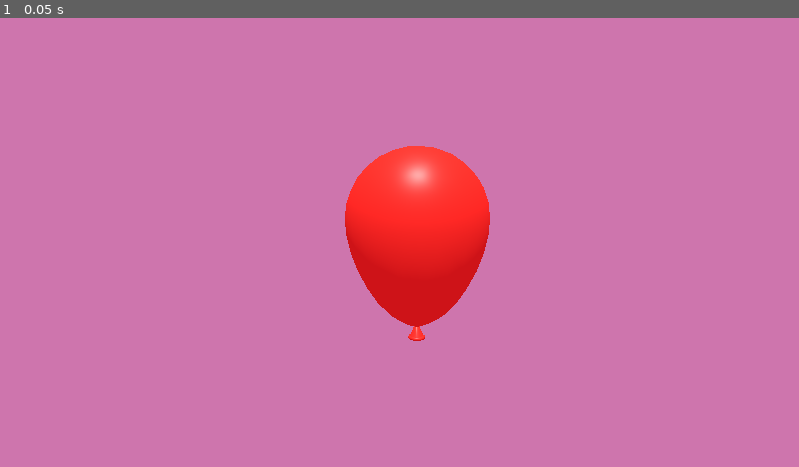
Above: before the commit, frame 1.
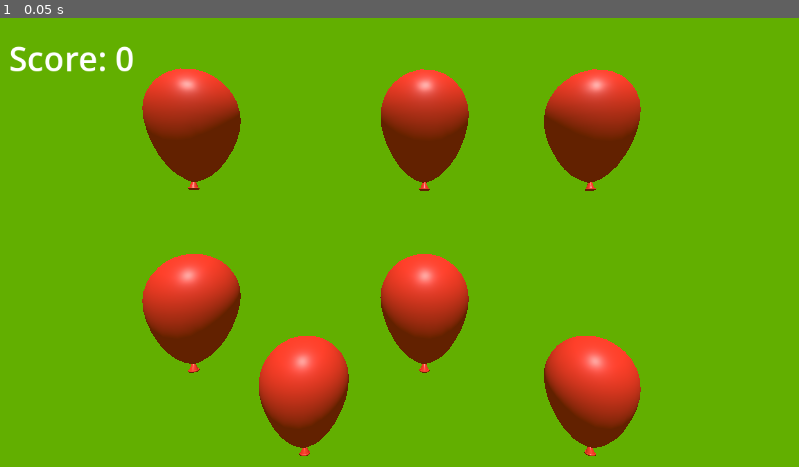
Above: after the commit, the same moment.

Repository: dungeoncraw/pocs
Game: Godot game, scene res://Scenes/main.tscn
The game is run twice, just before and just after one commit, with the same random seed, the same clock (stepped at 60 frames per second) and the same inputs. Before the commit the project has no main scene; this scene is started directly in both runs.
Inputs:
- Up to frame 1 (0.05 s): no input

The runs differ from the first frame. In frame 1, 100% of the frame differs, in the area x 0-100%, y 0-100%.

Commit message:
Godot: balloon popper finish

Diff:
--- /dev/null
+++ b/context/games/godot/ballon_popper/Scenes/balloon.tscn
@@ -0,0 +1,21 @@
+[gd_scene format=3 uid="uid://c4qb5v0xsjg7"]
+
+[ext_resource type="Script" uid="uid://4pwmfyy5pe4h" path="res://Scripts/balloon.gd" id="1_os1p0"]
+[ext_resource type="Material" uid="uid://dw1clw374lcjn" path="res://Resources/ballon_red.tres" id="2_5iodc"]
+[ext_resource type="ArrayMesh" uid="uid://da1ageqnd47j1" path="res://Balloon.obj" id="3_nrerx"]
+
+[sub_resource type="SphereShape3D" id="SphereShape3D_bo1nx"]
+radius = 0.5422628
+
+[node name="Balloon" type="Area3D" unique_id=698357412]
+script = ExtResource("1_os1p0")
+
+[node name="Model" type="MeshInstance3D" parent="." unique_id=1816507362]
+material_override = ExtResource("2_5iodc")
+mesh = ExtResource("3_nrerx")
+
+[node name="CollisionShape3D" type="CollisionShape3D" parent="." unique_id=2015832494]
+transform = Transform3D(1, 0, 0, 0, 1, 0, 0, 0, 1, 0, 0.11739269, 0)
+shape = SubResource("SphereShape3D_bo1nx")
+
+[connection signal="input_event" from="." to="." method="_on_input_event"]
--- a/context/games/godot/ballon_popper/Scenes/main.tscn
+++ b/context/games/godot/ballon_popper/Scenes/main.tscn
@@ -1,24 +1,51 @@
 [gd_scene format=3 uid="uid://noplc128v2ua"]
 
-[ext_resource type="Material" uid="uid://dw1clw374lcjn" path="res://Resources/ballon_red.tres" id="1_bo1nx"]
-[ext_resource type="ArrayMesh" uid="uid://da1ageqnd47j1" path="res://Balloon.obj" id="1_jjgbg"]
+[ext_resource type="Script" uid="uid://bmnf6tidhn5td" path="res://Scripts/balloon_manager.gd" id="1_jjvhh"]
+[ext_resource type="PackedScene" uid="uid://c4qb5v0xsjg7" path="res://Scenes/balloon.tscn" id="2_bo1nx"]
 
 [sub_resource type="Environment" id="Environment_jjgbg"]
 background_mode = 1
-background_color = Color(0.80902904, 0.45945704, 0.677433, 1)
+background_color = Color(0.38292184, 0.68734366, 0, 1)
+
+[sub_resource type="LabelSettings" id="LabelSettings_bo1nx"]
+font_size = 48
 
 [node name="Main" type="Node3D" unique_id=530876304]
-
-[node name="Balloon" type="MeshInstance3D" parent="." unique_id=649443902]
-transform = Transform3D(1, 0, 0, 0, 1, 0, 0, 0, 1, 0.120939255, 0, 0.12382674)
-material_override = ExtResource("1_bo1nx")
-mesh = ExtResource("1_jjgbg")
+script = ExtResource("1_jjvhh")
 
 [node name="Camera3D" type="Camera3D" parent="." unique_id=831873764]
-transform = Transform3D(1, 0, 0, 0, 1, 0, 0, 0, 1, 0, 0, 2.197832)
+transform = Transform3D(1, 0, 0, 0, 1, 0, 0, 0, 1, 1.0786996, 1.7299907, 4.742189)
+fov = 56.7
 
 [node name="DirectionalLight3D" type="DirectionalLight3D" parent="." unique_id=1025289961]
 transform = Transform3D(1, 0, 0, 0, 0.44476026, 0.8956496, 0, -0.8956496, 0.44476026, 0, 2.5475273, 4.5291643)
 
 [node name="WorldEnvironment" type="WorldEnvironment" parent="." unique_id=1249340397]
 environment = SubResource("Environment_jjgbg")
+
+[node name="Balloon" parent="." unique_id=698357412 instance=ExtResource("2_bo1nx")]
+
+[node name="Balloon2" parent="." unique_id=660200247 instance=ExtResource("2_bo1nx")]
+transform = Transform3D(1, 0, 0, 0, 1, 0, 0, 0, 1, 3.2509627, 0, 0)
+
+[node name="Balloon3" parent="." unique_id=362678187 instance=ExtResource("2_bo1nx")]
+transform = Transform3D(1, 0, 0, 0, 1, 0, 0, 0, 1, 3.2509627, 3.0031302, 0)
+
+[node name="Balloon4" parent="." unique_id=1442045731 instance=ExtResource("2_bo1nx")]
+transform = Transform3D(1, 0, 0, 0, 1, 0, 0, 0, 1, 1.3620377, 3.0031302, 0)
+
+[node name="Balloon5" parent="." unique_id=222430933 instance=ExtResource("2_bo1nx")]
+transform = Transform3D(1, 0, 0, 0, 1, 0, 0, 0, 1, 1.3620377, 0.9421873, 0)
+
+[node name="Balloon6" parent="." unique_id=999452318 instance=ExtResource("2_bo1nx")]
+transform = Transform3D(1, 0, 0, 0, 1, 0, 0, 0, 1, -1.2643192, 0.9421873, 0)
+
+[node name="Balloon7" parent="." unique_id=1287975708 instance=ExtResource("2_bo1nx")]
+transform = Transform3D(1, 0, 0, 0, 1, 0, 0, 0, 1, -1.2643192, 3.0122778, 0)
+
+[node name="ScoreText" type="Label" parent="." unique_id=223606724]
+offset_left = 13.0
+offset_top = 25.0
+offset_right = 141.0
+offset_bottom = 92.0
+label_settings = SubResource("LabelSettings_bo1nx")
--- /dev/null
+++ b/context/games/godot/ballon_popper/Scripts/balloon.gd
@@ -0,0 +1,37 @@
+extends Area3D
+#make available in the inspector
+@export var clicks_to_pop: int = 5
+@export var size_increase: float = 0.2
+@export var score_to_give: int = 1
+
+#reference to balloon_manager script
+var manager
+
+# Called when the node enters the scene tree for the first time.
+func _ready() -> void:
+	manager = $".."
+
+
+# Called every frame. 'delta' is the elapsed time since the previous frame.
+func _process(delta: float) -> void:
+	pass
+
+
+func _on_input_event(camera: Node, event: InputEvent, event_position: Vector3, normal: Vector3, shape_idx: int) -> void:
+	if event is not InputEventMouseButton:
+		return
+
+	if event.button_index!= MOUSE_BUTTON_LEFT:
+		return
+
+	if not event.is_pressed():
+		return
+
+	# Vector3.ONE generates a Vector3(1,1,1) so multiplying by size_increase do the magi
+	scale += Vector3.ONE * size_increase
+	clicks_to_pop -= 1
+
+	if clicks_to_pop == 0:
+		manager.increase_score(score_to_give)
+		#destroy current node
+		queue_free()
--- /dev/null
+++ b/context/games/godot/ballon_popper/Scripts/balloon_manager.gd
@@ -0,0 +1,19 @@
+extends Node3D
+
+var score: int = 0
+var score_text: Label
+
+# Called when the node enters the scene tree for the first time.
+func _ready() -> void:
+	score_text = $ScoreText
+	score_text.text = "Score: 0"
+	pass # Replace with function body.
+
+
+# Called every frame. 'delta' is the elapsed time since the previous frame.
+func _process(delta: float) -> void:
+	pass
+
+func increase_score(amount: int):
+	score += amount
+	score_text.text = "Score: " + str(score)
--- a/context/games/godot/ballon_popper/project.godot
+++ b/context/games/godot/ballon_popper/project.godot
@@ -11,6 +11,7 @@
 [application]
 
 config/name="baloon_popper"
+run/main_scene="uid://noplc128v2ua"
 config/features=PackedStringArray("4.6", "Forward Plus")
 config/icon="res://icon.svg"
 
Not shown, added: context/games/godot/ballon_popper/Scripts/balloon.gd.uid
Not shown, added: context/games/godot/ballon_popper/Scripts/balloon_manager.gd.uid
